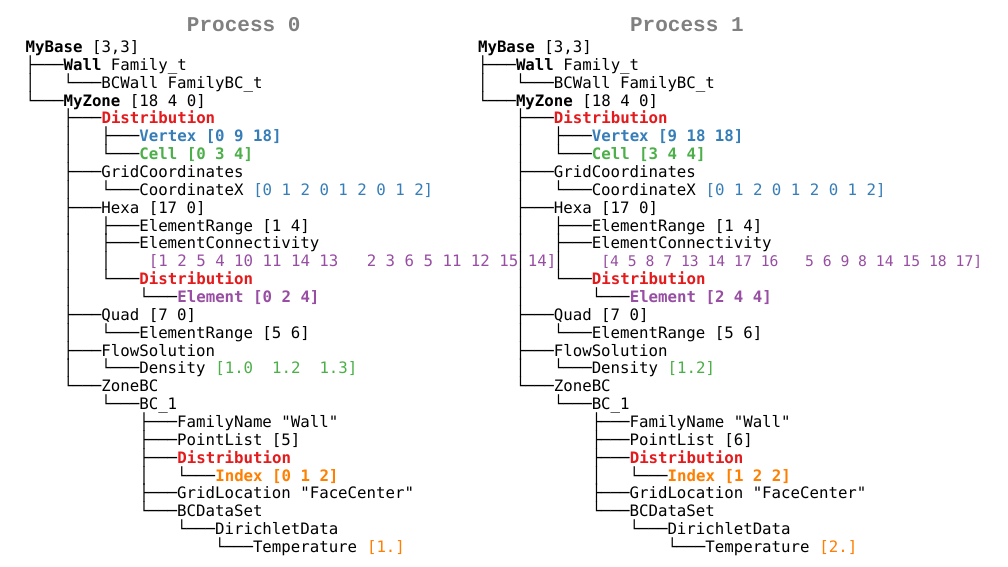
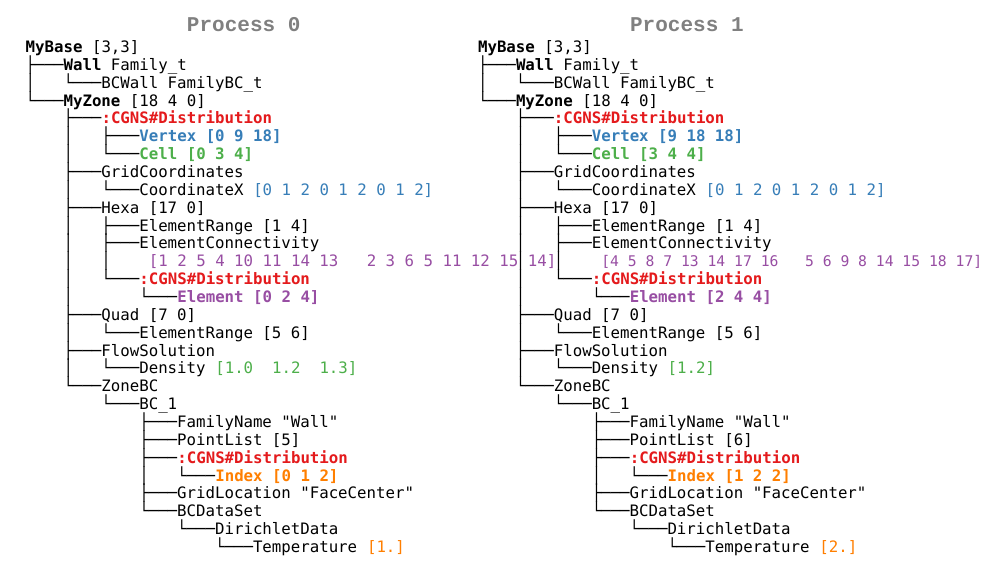
Before and after one commit to onera/Maia, a slide deck: slide 2 of doc/introduction/images/trees/trees.pptx. Drawn at 1008x567 pixels with LibreOffice and Linux fonts; fonts in the diff are those of the drawing. Boxes give left, top, right and bottom in pixels: in the first picture for what was removed or moved away, otherwise in the second. Text is boxed around its words. In the diff, an @@ line names an element or a change of style, - is before the commit and + after.

```diff
--- a/doc/introduction/images/trees/trees.pptx
+++ b/doc/introduction/images/trees/trees.pptx
@@ text at (64,110,272,127): text changed @@
-├───Distribution
+├───:CGNS#Distribution
@@ text at (516,110,724,127): text changed @@
-├───Distribution
+├───:CGNS#Distribution
@@ text at (101,271,310,288): text changed @@
-│ └───Distribution
+│ └───:CGNS#Distribution
@@ text at (554,271,763,288): text changed @@
-│ └───Distribution
+│ └───:CGNS#Distribution
@@ text at (139,450,348,467): text changed @@
-├───Distribution
+├───:CGNS#Distribution
@@ text at (592,450,801,467): text changed @@
-├───Distribution
+├───:CGNS#Distribution
```
Also in this commit, not shown: 3 other slides changed, 5 other files.
